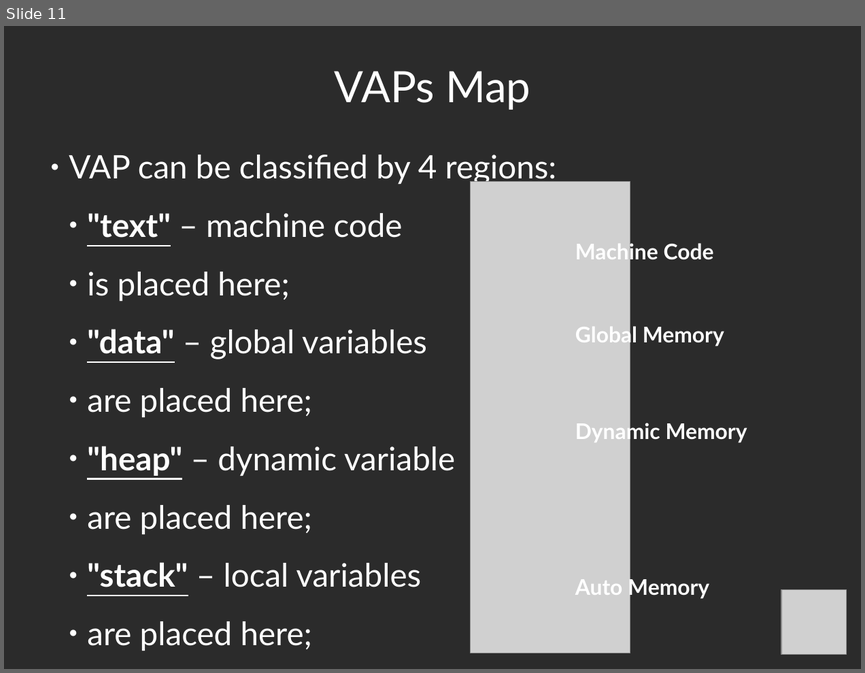
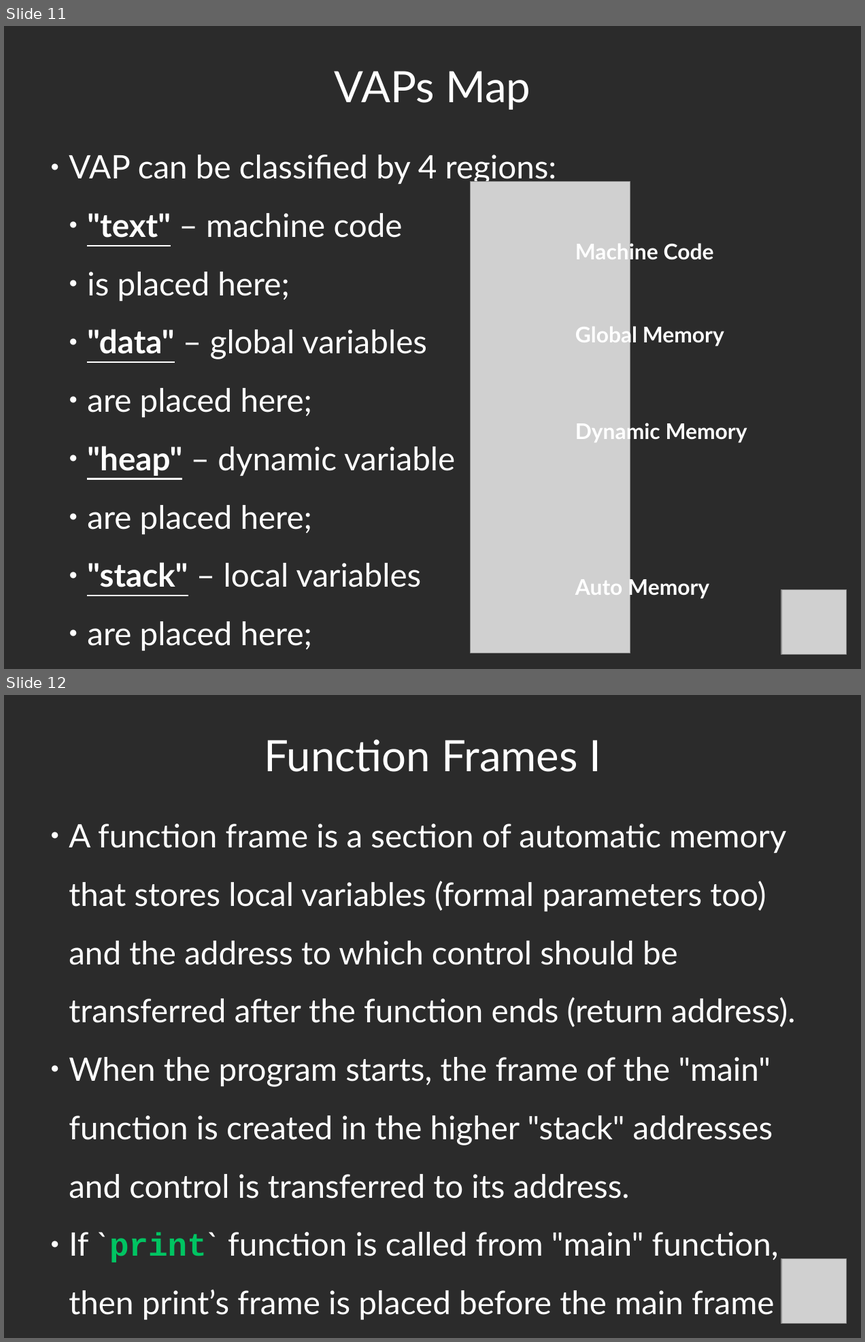
Before and after one commit to bmstu-fs12/01-sem-py-algo, a slide deck: week-01/presentation_2_4x3.odp. Shown one above the other, each under a label of ours: slide 11 before the commit, slides 11 and 12 after it. The pictures are 865x673 and 865x1342 pixels, drawn with LibreOffice and Linux fonts; fonts in the diff are those of the drawing; grey boxes stand for pictures; background and template pictures are left out; a plain dark background stands for a picture behind light text. Boxes give left, top, right and bottom in pixels: in the first picture for what was removed or moved away, otherwise in the second. Text is boxed around its words. In the diff, an @@ line names an element or a change of style, - is before the commit and + after.

```diff
--- a/week-01/presentation_2_4x3.odp
+++ b/week-01/presentation_2_4x3.odp
@@ slide 12 added at bbox=[4, 695, 861, 1338], background picture (left out) @@
@@ title added at bbox=[264, 739, 601, 772], 40 pt, text #FFFFFF @@
+Function Frames I
@@ text added at bbox=[69, 824, 795, 1319], 30 pt, text #FFFFFF @@
+● A function frame is a section of automatic memory that stores local variables (formal parameters too) and the address to which control should be transferred after the function ends (return address).
+● When the program starts, the frame of the "main" function is created in the higher "stack" addresses and control is transferred to its address.
+● If `print` function is called from "main" function, then print’s frame is placed before the main frame and its return address is "main" address.
@@ picture added at bbox=[781, 1259, 846, 1323] @@
```
Also in this commit, not shown: 1 slide changed, 7 other slides added, 1 slide removed, 1 other file.
